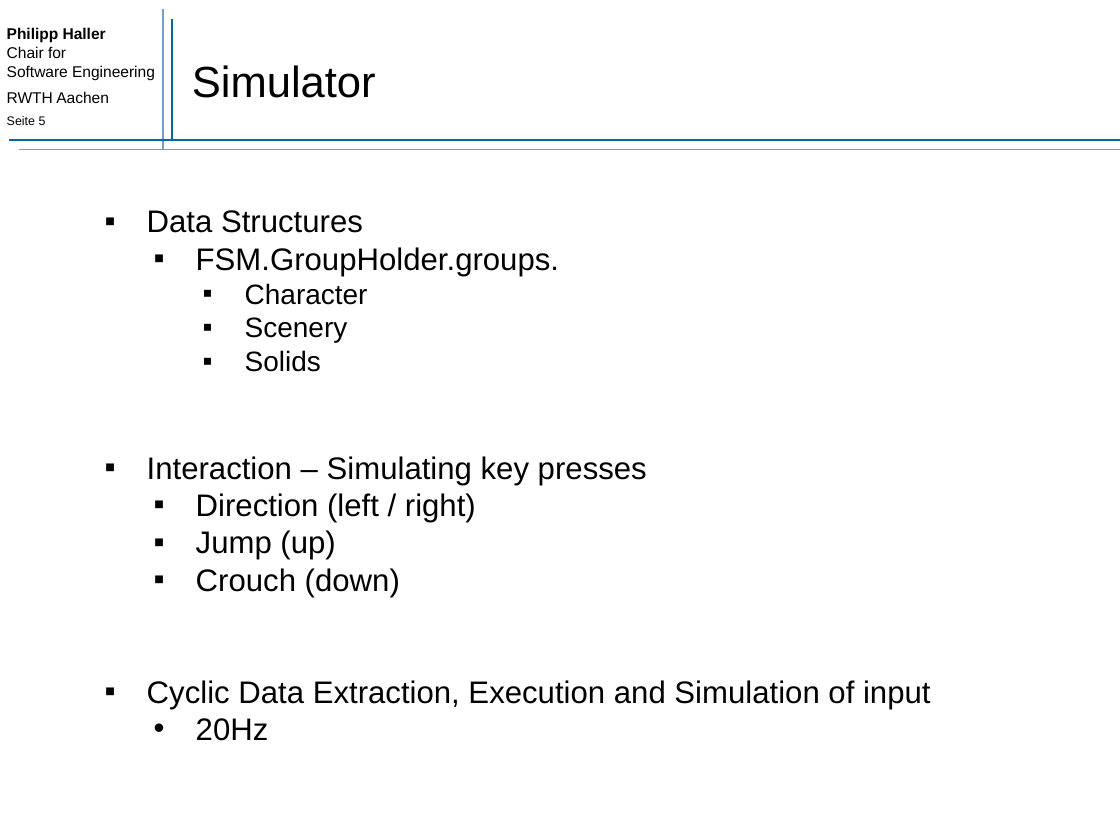
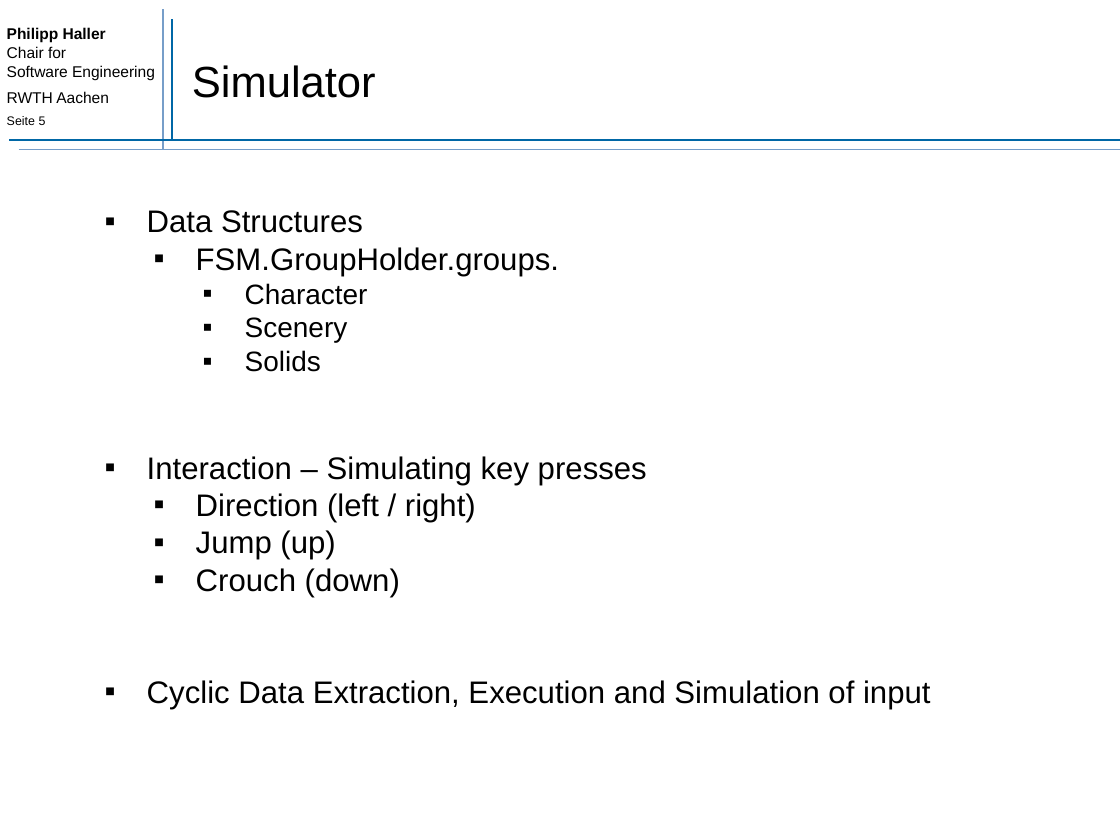
Before and after one commit to MontiCore/EmbeddedMontiArc, a slide deck: slide 5 of Vortrag/Vortrag_04072018.pptx. Drawn at 1120x840 pixels with LibreOffice and Linux fonts; fonts in the diff are those of the drawing. Boxes give left, top, right and bottom in pixels: in the first picture for what was removed or moved away, otherwise in the second. Text is boxed around its words. In the diff, an @@ line names an element or a change of style, - is before the commit and + after.

```diff
--- a/Vortrag/Vortrag_04072018.pptx
+++ b/Vortrag/Vortrag_04072018.pptx
@@ text at box(196, 718, 269, 741): paragraph removed @@
-  • 20Hz
```
Also in this commit, not shown: 2 other slides changed, 2 other files.
